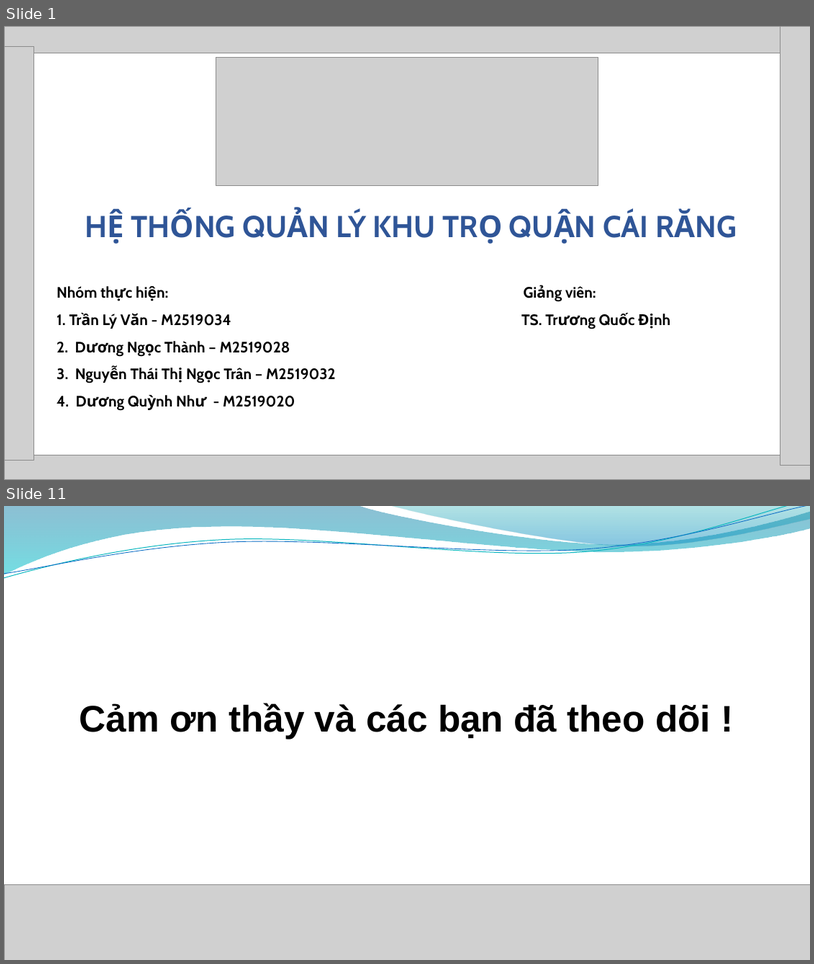
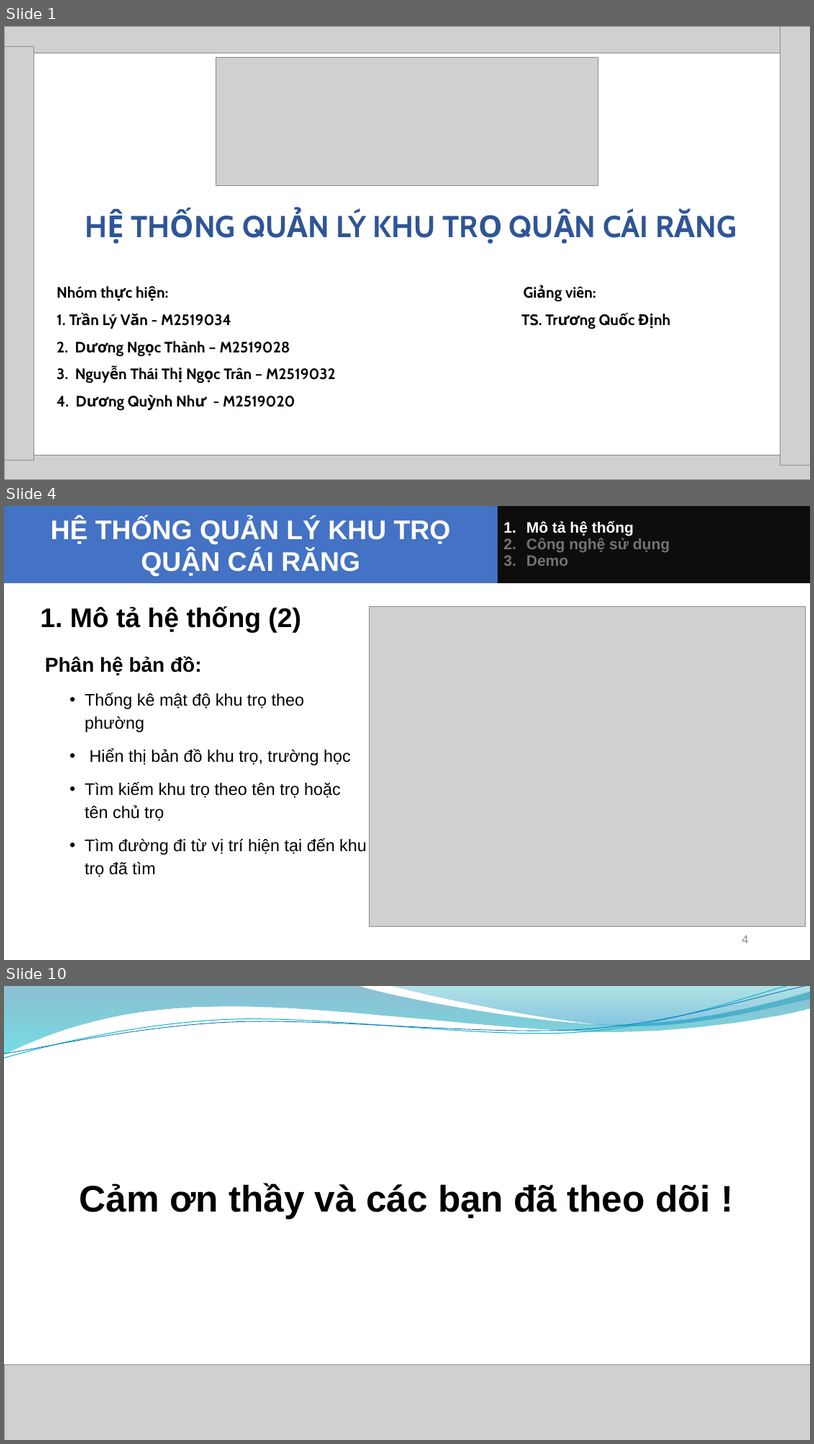
Before and after one commit to tranlyvan/khutro_cairang, a slide deck: Bao cao Nhom.pptx. Shown one above the other, each under a label of ours: slides 1 and 11 before the commit, slides 1, 4 and 10 after it; the slides between them are not shown. The pictures are 814x964 and 814x1444 pixels, drawn with LibreOffice and Linux fonts; fonts in the diff are those of the drawing; grey boxes stand for pictures; background and template pictures are left out. Boxes give left, top, right and bottom in pixels: in the first picture for what was removed or moved away, otherwise in the second. Text is boxed around its words. In the diff, an @@ line names an element or a change of style, - is before the commit and + after.

```diff
--- a/Bao cao Nhom.pptx
+++ b/Bao cao Nhom.pptx
@@ slide 4 added at bbox=[4, 506, 810, 960], background #FFFFFF @@
@@ title added at bbox=[4, 506, 498, 584], fill #4472C4, 32 pt, text #FFFFFF, bold @@
+HỆ THỐNG QUẢN LÝ KHU TRỌ QUẬN CÁI RĂNG
@@ rectangle added at bbox=[498, 506, 810, 584], fill #0D0D0D, 18 pt, text #767171, bold @@
+1. Mô tả hệ thống
+2. Công nghệ sử dụng
+3. Demo
@@ text added at bbox=[40, 606, 301, 633], 32 pt, text #000000, bold @@
+  1. Mô tả hệ thống (2)
@@ picture added at bbox=[369, 606, 805, 926] @@
@@ text added at bbox=[45, 656, 367, 877], 20 pt, text #000000 @@
+Phân hệ bản đồ:
+  • Thống kê mật độ khu trọ theo phường
+  • Hiển thị bản đồ khu trọ, trường học
+  • Tìm kiếm khu trọ theo tên trọ hoặc tên chủ trọ
+  • Tìm đường đi từ vị trí hiện tại đến khu trọ đã tìm
@@ page number added at bbox=[742, 935, 748, 943], 14 pt, text #8C8C8C @@
+4
@@ what was slide 11 is now slide 10 @@
```
Also in this commit, not shown: 3 slides changed, 4 other slides added, 6 slides removed.
